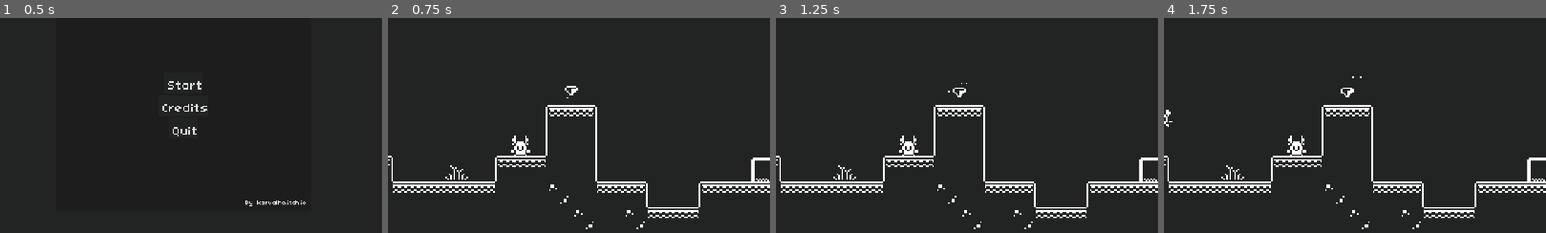
Above: before the commit, frames 1-4 (left to right).
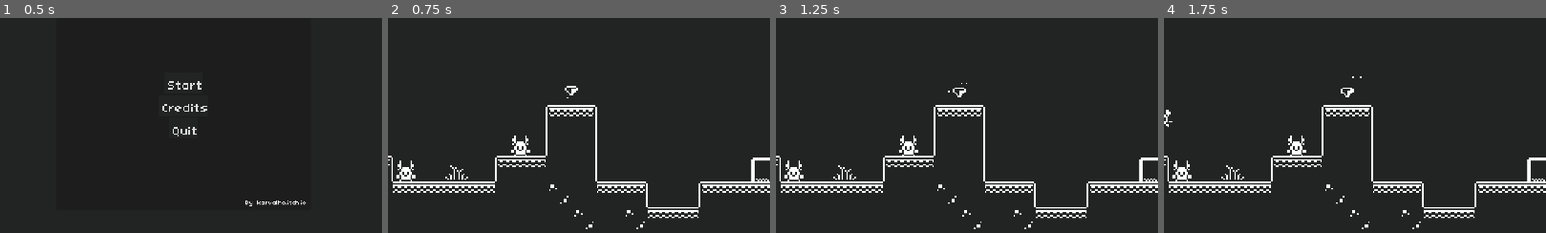
Above: after the commit, the same moments.

Repository: jrenato/duality
Game: Godot game, scene res://UI/main_menu.tscn
The game is run twice, just before and just after one commit, with the same random seed, the same clock (stepped at 60 frames per second) and the same inputs.
Inputs:
- Up to frame 1 (0.5 s): no input
- Up to frame 2 (0.75 s): click "Start" at 0.5 s
- Up to frame 3 (1.25 s): no input
- Up to frame 4 (1.75 s): tap Enter at 1.25 s; hold D (move_right) from 1.28 s (still down); tap W (interact) at 1.35 s; tap Space (jump) at 1.52 s
The pictures show only the part of the screen within x 26-76%, y 33-83%; the shares and areas given below are measured in that part.

Frame 1 is identical in both runs. In frame 2, 0.3% of the frame differs, in the area x 2-8%, y 66-76%; in frame 3, 0.3%; in frame 4, 0.3%.

Commit message:
Improved quest giving and log screen

Diff:
--- a/Characters/quest_giver.gd
+++ b/Characters/npc.gd
@@ -1,12 +1,13 @@
 extends Area2D
 
-@onready var quest_giver_component: Node = %QuestGiverComponent
+@onready var quest_giver_component: QuestGiverComponent = %QuestGiverComponent
 
+@export var quest_id : int
 @export var active : bool = true
 
 
 func _ready() -> void:
-	pass
+	quest_giver_component.quest_id = quest_id
 
 
 func interact_with(player : Player) -> void:
--- a/Characters/quest_giver.tscn
+++ b/Characters/npc.tscn
@@ -1,6 +1,6 @@
 [gd_scene load_steps=7 format=3 uid="uid://cm35j6jsq14nh"]
 
-[ext_resource type="Script" path="res://Characters/quest_giver.gd" id="1_paxk5"]
+[ext_resource type="Script" path="res://Characters/npc.gd" id="1_paxk5"]
 [ext_resource type="Texture2D" uid="uid://cqa1rmoq1njky" path="res://Assets/monochrome_tilemap_transparent_packed.png" id="1_w4jq4"]
 [ext_resource type="PackedScene" uid="uid://bkwxbsfyg04ng" path="res://Systems/Quest/Components/quest_giver_component.tscn" id="2_cclj6"]
 
@@ -28,7 +28,6 @@
 
 [node name="QuestGiverComponent" parent="." instance=ExtResource("2_cclj6")]
 unique_name_in_owner = true
-quest_id = 1001
 
 [node name="CollisionShape2D" type="CollisionShape2D" parent="."]
 position = Vector2(0, -7)
--- a/Levels/level01.tscn
+++ b/Levels/level01.tscn
@@ -9,7 +9,7 @@
 [ext_resource type="PackedScene" uid="uid://cx5ekubs7wmm3" path="res://Levels/spawn_point.tscn" id="8_o4n8y"]
 [ext_resource type="PackedScene" uid="uid://c2egxttv8ba23" path="res://Levels/exit_door.tscn" id="8_rehrj"]
 [ext_resource type="PackedScene" uid="uid://c5oubomrg0noi" path="res://Levels/level02.tscn" id="9_q8e0h"]
-[ext_resource type="PackedScene" uid="uid://cm35j6jsq14nh" path="res://Characters/quest_giver.tscn" id="10_gdi1d"]
+[ext_resource type="PackedScene" uid="uid://cm35j6jsq14nh" path="res://Characters/npc.tscn" id="10_gdi1d"]
 
 [node name="Level" type="Node2D"]
 script = ExtResource("1_vtri3")
@@ -44,7 +44,12 @@
 position = Vector2(360, 184)
 next_level = ExtResource("9_q8e0h")
 
-[node name="QuestGiver" parent="." instance=ExtResource("10_gdi1d")]
+[node name="NPC" parent="." instance=ExtResource("10_gdi1d")]
 position = Vector2(208, 176)
+quest_id = 1001
+
+[node name="NPC2" parent="." instance=ExtResource("10_gdi1d")]
+position = Vector2(136, 192)
+quest_id = 2001
 
 [connection signal="timeout" from="SpawnTimer" to="." method="_on_spawn_timer_timeout"]
--- a/Systems/Quest/Components/quest_giver_component.gd
+++ b/Systems/Quest/Components/quest_giver_component.gd
@@ -1,6 +1,12 @@
 extends Node
+class_name QuestGiverComponent
 
-@export var quest_id : int
+var quest_id : int :
+	set(value):
+		quest_id = value
+		set_quest_details()
+	get:
+		return quest_id
 
 @onready var quest_giver_screen : QuestGiverScreen = %QuestGiverScreen
 
@@ -11,11 +17,13 @@
 
 func _ready() -> void:
 	quest_giver_screen.visible = false
-	quest_details = QuestDatabase.get_quest(1001)
-	quest_giver_screen.set_quest_details(quest_details)
-
 	quest_giver_screen.accept_button.pressed.connect(_on_accept_button_pressed)
 	quest_giver_screen.decline_button.pressed.connect(_on_decline_button_pressed)
+
+
+func set_quest_details() -> void:
+	quest_details = QuestDatabase.get_quest(quest_id)
+	quest_giver_screen.set_quest_details(quest_details)
 
 
 func interact_with(player : Player) -> void:
--- a/Systems/Quest/Components/quest_giver_component.tscn
+++ b/Systems/Quest/Components/quest_giver_component.tscn
@@ -1,7 +1,7 @@
 [gd_scene load_steps=3 format=3 uid="uid://bkwxbsfyg04ng"]
 
 [ext_resource type="Script" path="res://Systems/Quest/Components/quest_giver_component.gd" id="1_37opb"]
-[ext_resource type="PackedScene" uid="uid://cvku3xmbdrgyh" path="res://Systems/UI/quest_giver_screen.tscn" id="2_7hvyr"]
+[ext_resource type="PackedScene" uid="uid://cvku3xmbdrgyh" path="res://Systems/Quest/UI/quest_giver_screen.tscn" id="2_7hvyr"]
 
 [node name="QuestGiverComponent" type="Node"]
 script = ExtResource("1_37opb")
--- a/Systems/Quest/Components/quest_log_component.gd
+++ b/Systems/Quest/Components/quest_log_component.gd
@@ -42,8 +42,14 @@
 	clear_quests_log()
 	for current_quest in current_quests.get_children():
 		var quest_entry : QuestLogScreenEntry = quest_log_screen_entry.instantiate()
-		quest_log_screen.main_quests.add_child(quest_entry)
+
+		if current_quest.quest_details.is_main_quest:
+			quest_log_screen.main_quests.add_child(quest_entry)
+		else:
+			quest_log_screen.side_quests.add_child(quest_entry)
+
 		quest_entry.button.text = current_quest.quest_details.quest_name
+		quest_entry.button.pressed.connect(_on_quest_button_pressed.bind(current_quest.quest_details))
 
 
 func clear_quests_log() -> void:
@@ -66,3 +72,9 @@
 
 func track_quest() -> void:
 	pass
+
+
+func _on_quest_button_pressed(quest_details : QuestDetails) -> void:
+	quest_log_screen.title_label.text = quest_details.quest_name
+	quest_log_screen.description_label.text = quest_details.log_description
+	quest_log_screen.stage_label.text = quest_details.stages[0].description
--- a/Systems/Quest/UI/quest_log_screen_entry.tscn
+++ b/Systems/Quest/UI/quest_log_screen_entry.tscn
@@ -19,3 +19,4 @@
 [node name="CheckBox" type="CheckBox" parent="."]
 layout_mode = 2
 focus_mode = 0
+disabled = true
--- a/Systems/Quest/quest_data.tres
+++ b/Systems/Quest/quest_data.tres
@@ -72,7 +72,7 @@
 
 [sub_resource type="Resource" id="Resource_sjsix"]
 script = ExtResource("1_e0vob")
-quest_id = 0
+quest_id = 2001
 quest_name = "Reap extra harvest"
 log_description = "You can reap an extra harvest for more cash"
 tracking_description = "Reap carrots and turnips"
